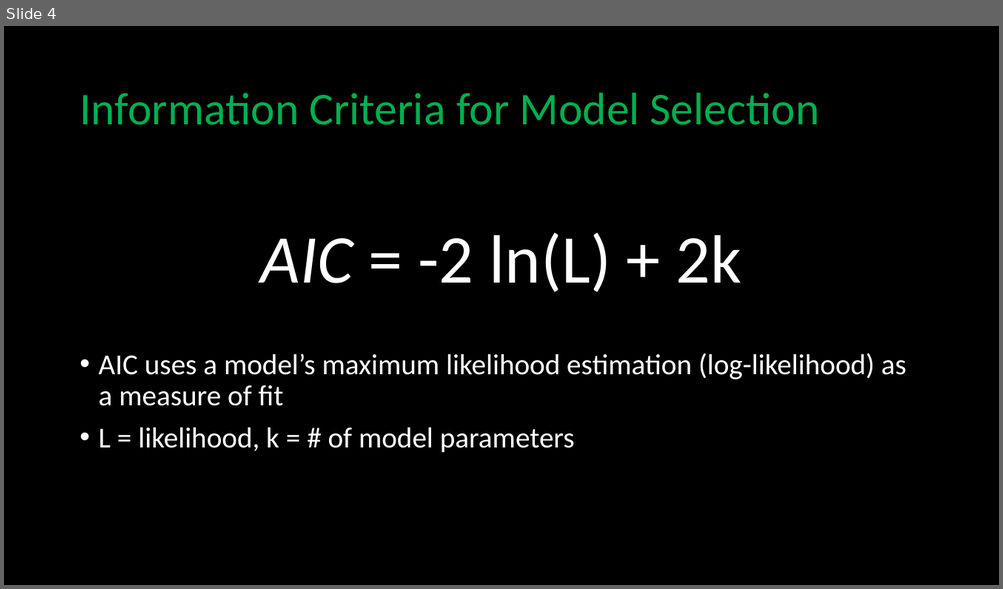
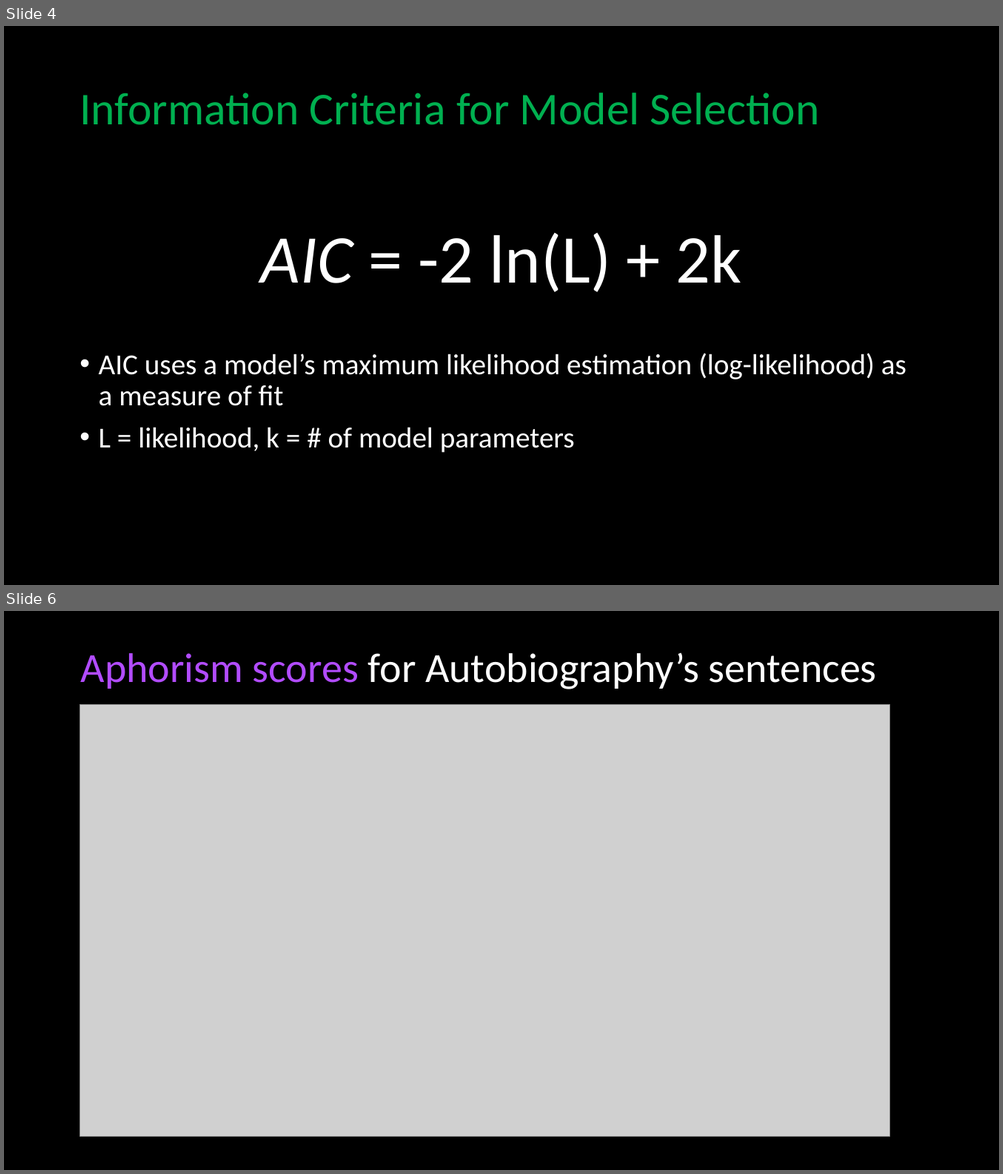
Before and after one commit to jarmoza/twain_autobio_modelquality, a slide deck: nyudh_summerfellowship_jonathan_armoza.pptx. Shown one above the other, each under a label of ours: slide 4 before the commit, slides 4 and 6 after it; the slides between them are not shown. The pictures are 1003x589 and 1003x1174 pixels, drawn with LibreOffice and Linux fonts; fonts in the diff are those of the drawing; grey boxes stand for pictures. Boxes give left, top, right and bottom in pixels: in the first picture for what was removed or moved away, otherwise in the second. Text is boxed around its words. In the diff, an @@ line names an element or a change of style, - is before the commit and + after.

```diff
--- a/nyudh_summerfellowship_jonathan_armoza.pptx
+++ b/nyudh_summerfellowship_jonathan_armoza.pptx
@@ slide 6 added at <box>4,611,999,1170</box>, background #000000 @@
@@ title added at <box>81,652,876,689</box>, 40 pt, text #FFFFFF @@
+Aphorism scores for Autobiography’s sentences
@@ picture added at <box>80,704,890,1136</box> @@
```
Also in this commit, not shown: 5 slides changed, 1 other slide added, 1 slide removed.
